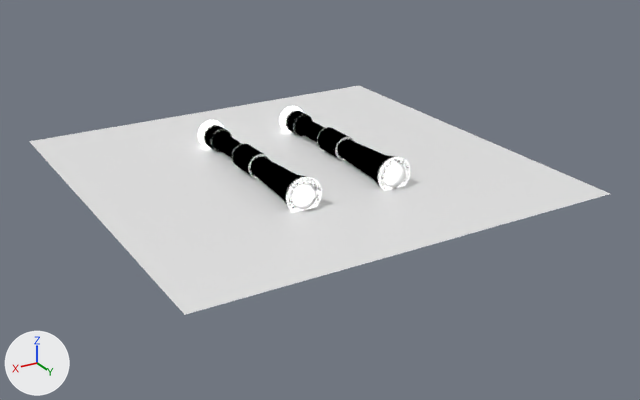
Two versions of the Blender file model/ArbaleteLaser/ArbaleteLazer.blend, one commit apart.
The view is the same before and after, from a camera (50 mm lens) standing at (33.5, 59.4, 25.1) and looking at (-0.8, 2.2, -3.5). The lights are fixed; the arrows at lower left show +X, +Y and +Z.
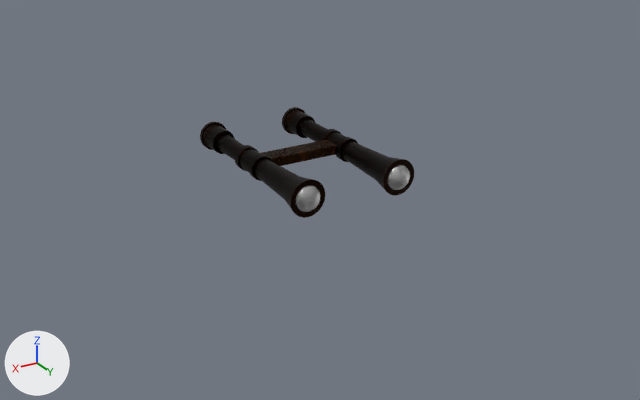
What differs and where, as boxes [x1, y1, x2, y2] in the pictures (640 x 400 px):
'Plane', deleted: before [29, 86, 610, 315]
'Cylinder', surface changed, reshaped, moved: before [198, 106, 410, 212]; after [200, 107, 414, 218]
'Sphere.001', moved: before [292, 163, 406, 210]; after [296, 165, 410, 212]
'Cube', added: after [260, 140, 336, 166]
part 1 of me_cylinder, built on: before [232, 127, 351, 175]; after [235, 129, 353, 178]
part 2 of me_cylinder, recoloured: before [198, 106, 410, 212]; after [200, 107, 414, 218]

The change, as a list of edits to the scene's bpy script:
```text
Add img_test_roughtness:
    img_test_roughtness = load_image('test_roughtness', 'img/test_roughtness.png', 1024, 1024, 'sRGB')
Add img_test_metalic:
    img_test_metalic = load_image('test_metalic', 'img/test_metalic.png', 1024, 1024, 'sRGB')
Add img_test_normal_png:
    img_test_normal_png = load_image('test_normal.png', 'img/test_normal.png', 1024, 1024, 'Non-Color')
Add img_test_basecolor_png:
    img_test_basecolor_png = load_image('Test_basecolor.png', 'img/Test_basecolor.png', 1024, 1024, 'sRGB')
Change mat_smartprocedural:
    remove # nodes: AmbientOcclusion, MapRange, Mapping, OutputMaterial, TexCoord, TexNoise, ValToRGB
    remove # colours: black #000000, white #ffffff
    nodes: AmbientOcclusion x2, BsdfPrincipled, Bump, Invert x2, MapRange x3, Mapping x4, Math x5, Mix x4, OutputMaterial, TexCoord x4, TexNoise x4, TexVoronoi x2, ValToRGB x2, Value
    colours: black #000000, white #fefefe, black #2a1708, brown #5c2f03, grey #b8b8b8, white #ffffff
Add mat_smartimage:
    mat_smartimage = bpy.data.materials.new('SmartImage')
    # colours: grey #737373
    # uses the picture img_test_basecolor_png
    # uses the picture img_test_metalic
    # uses the picture img_test_normal_png
    # uses the picture img_test_roughtness
Change me_cylinder:
    used by ob_cylinder; location = (-4.0, 0.0, 0.0); rotation_euler = (1.571, 0.0, 0.0), in degrees (90, 0, 0)
    remove me_cylinder.from_pydata(...)  # 480 vertices, 450 faces; spans x -1.5..1.5, y -1.5..1.5, z -8.0..8.3
    add me_cylinder.from_pydata(...)  # 608 vertices, 578 faces; spans x -1.5..1.5, y -1.5..1.5, z -8.0..8.3
    me_cylinder part 1
    32 faces are deleted
    64 vertices are added at x -0.9..0.9, y -0.9..0.9, z -0.3..1.3
    32 new vertices lie (0.0, 0.0, 0.6) away from vertices in x -1.0..1.0, y -1.0..1.0, z -1.0
    32 new vertices lie (0.0, 0.0, -0.6) away from vertices in x -1.0..1.0, y -1.0..1.0, z 2.0
    160 new faces join them
    me_cylinder part 2: 418 faces spanning x -1.5..1.5, y -1.5..1.5, z -8.0..8.3 switch from mat_smartprocedural to mat_smartimage
Add me_cube:
    me_cube.from_pydata(...)  # a box spanning x -2.0..2.2, y -1.0..1.0, z -1.0..1.0
    me_cube.materials.append(mat_smartprocedural)
Change ob_cylinder:
    ob_cylinder.location: (-4.0, 0.0, 0.0) -> (-4.0, 0.5, 0.0)
Remove ob_plane:
    ob_plane = bpy.data.objects.new('Plane', me_plane)
    ob_plane.location = (0.0, 0.0, -1.04)
    ob_plane.scale = (17.4, 17.4, 17.4)
Add ob_cube:
    ob_cube = bpy.data.objects.new('Cube', me_cube)
    ob_cube.location = (-2.2, 0.0, 0.0)
    ob_cube.scale = (1.0, 0.8, 0.4)
    _m = ob_cube.modifiers.new('Mirror', 'MIRROR')
    _m.mirror_object = ob_empty
```
